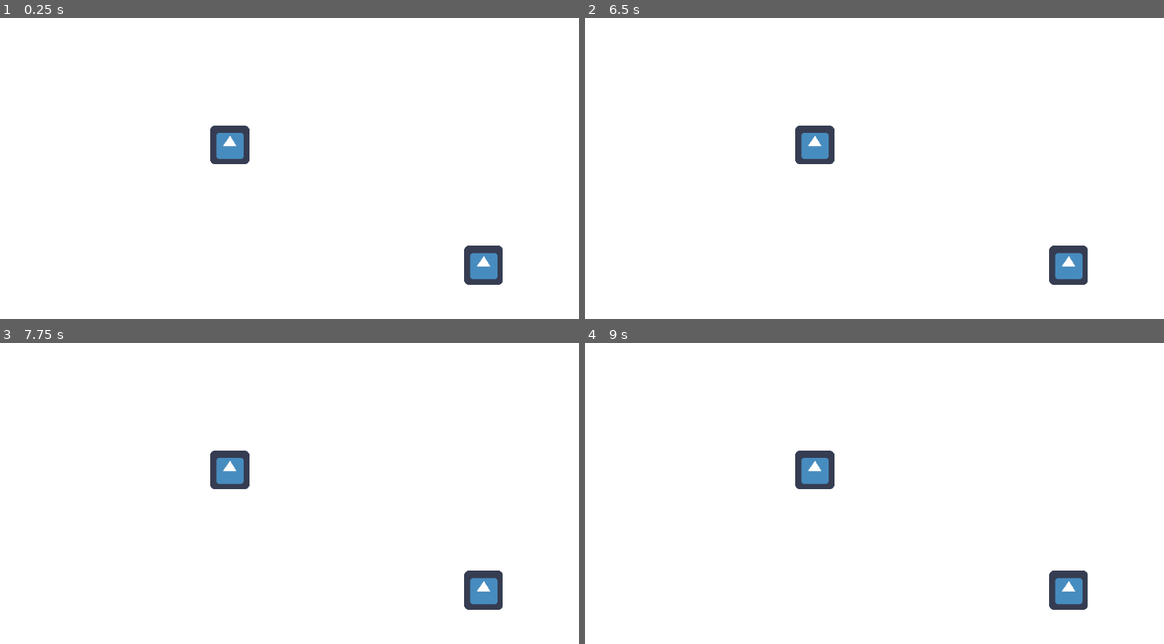
Above: before the commit, frames 1-4 (two rows, left to right).
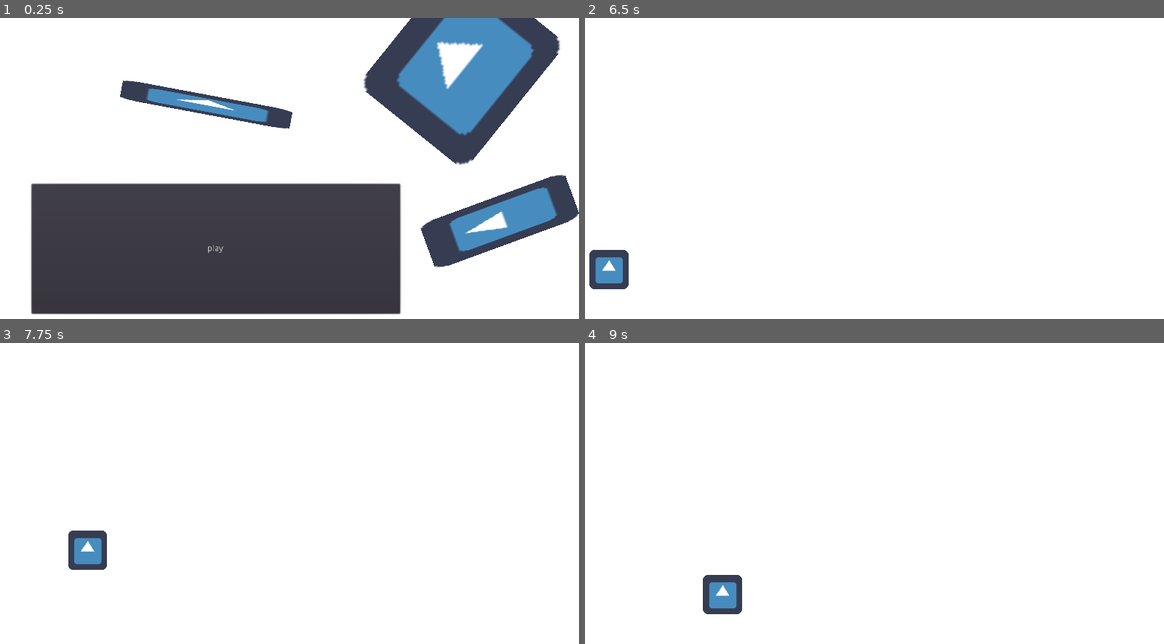
Above: after the commit, the same moments.

Repository: neverix/axolotl-galaxy
Game: Godot game, scene res://scenes/menu.tscn
Same seed, same stepped clock (60 frames per second), same inputs: the game is played once before the commit and once after it. The engine's default icon, where the game draws it, is replaced by a stand-in: a white triangle on a blue panel in a dark square.
Inputs (mouse positions are in pixels of both pictures, inside the frame that each line leads up to):
- Up to frame 1 (0.25 s): no input
- Up to frame 2 (6.5 s): click (799, 249) at 0.5 s, where only the run after the commit has a clickable "play"; tap Enter at 1.25 s; hold D (right, bound only after the commit) 1.28-2.03 s; tap Space (jump, bound only after the commit) at 1.35, 1.52, 1.82, 2.1, 2.27, 2.57, 2.85, 3.6, 3.77, 4.07, 4.35, 4.52, 4.82, 5.1, 5.27, 5.57, 5.85 s; hold A (left, bound only after the commit) 2.03-2.78 s; hold D (right, bound only after the commit) 2.78-3.53 s; hold Shift (acceleration, bound only after the commit) 3.53-4.28 s; hold A (left, bound only after the commit) from 4.28 s (still down)
- Up to frame 3 (7.75 s): release A (left, bound only after the commit) at 6.53 s; hold D (right, bound only after the commit) 6.53-7.28 s; tap Space (jump, bound only after the commit) at 6.6, 6.77, 7.07, 7.35, 7.52 s; hold Shift (acceleration, bound only after the commit) from 7.28 s (still down)
- Up to frame 4 (9 s): tap Space (jump, bound only after the commit) at 7.82, 8.1, 8.27, 8.57, 8.85 s; release Shift (acceleration, bound only after the commit) at 8.03 s; hold D (right, bound only after the commit) 8.03-8.78 s; hold A (left, bound only after the commit) from 8.78 s (still down)

The runs differ from the first frame. In frame 1, 45% of the frame differs, in the area x 5-100%, y 0-99%; in frame 2, 2.5%; in frame 3, 2.5%; in frame 4, 2.5%.

Commit message:
добавил персонажа

Diff:
--- /dev/null
+++ b/elements/player.tscn
@@ -0,0 +1,20 @@
+[gd_scene load_steps=4 format=2]
+
+[ext_resource path="res://scripts/player.gd" type="Script" id=1]
+[ext_resource path="res://icon.png" type="Texture" id=2]
+
+[sub_resource type="RectangleShape2D" id=1]
+extents = Vector2( 30.0002, 33.9999 )
+
+[node name="player" type="KinematicBody2D"]
+script = ExtResource( 1 )
+jump_force = Vector2( 0, -10 )
+move_force = Vector2( 150, 0 )
+shift_move_force = Vector2( 400, 0 )
+
+[node name="icon" type="Sprite" parent="."]
+position = Vector2( 3.00018, -1.99991 )
+texture = ExtResource( 2 )
+
+[node name="CollisionShape2D" type="CollisionShape2D" parent="."]
+shape = SubResource( 1 )
--- /dev/null
+++ b/levels/test.tscn
@@ -0,0 +1,17 @@
+[gd_scene load_steps=3 format=2]
+
+[ext_resource path="res://elements/player.tscn" type="PackedScene" id=1]
+
+[sub_resource type="RectangleShape2D" id=1]
+extents = Vector2( 972.922, 10 )
+
+[node name="Node2D" type="Node2D"]
+
+[node name="StaticBody2D" type="StaticBody2D" parent="."]
+position = Vector2( 465.248, 461.167 )
+
+[node name="CollisionShape2D" type="CollisionShape2D" parent="StaticBody2D"]
+shape = SubResource( 1 )
+
+[node name="player" parent="." instance=ExtResource( 1 )]
+position = Vector2( 258.726, 284.852 )
--- a/project.godot
+++ b/project.godot
@@ -28,6 +28,34 @@
 window/stretch/mode="2d"
 window/stretch/aspect="keep_width"
 
+[input]
+
+acceleration={
+"deadzone": 0.5,
+"events": [ Object(InputEventKey,"resource_local_to_scene":false,"resource_name":"","device":0,"alt":false,"shift":false,"control":false,"meta":false,"command":false,"pressed":false,"scancode":16777237,"unicode":0,"echo":false,"script":null)
+, Object(InputEventKey,"resource_local_to_scene":false,"resource_name":"","device":0,"alt":false,"shift":false,"control":false,"meta":false,"command":false,"pressed":false,"scancode":16777238,"unicode":0,"echo":false,"script":null)
+ ]
+}
+left={
+"deadzone": 0.5,
+"events": [ Object(InputEventKey,"resource_local_to_scene":false,"resource_name":"","device":0,"alt":false,"shift":false,"control":false,"meta":false,"command":false,"pressed":false,"scancode":65,"unicode":0,"echo":false,"script":null)
+, Object(InputEventKey,"resource_local_to_scene":false,"resource_name":"","device":0,"alt":false,"shift":false,"control":false,"meta":false,"command":false,"pressed":false,"scancode":16777231,"unicode":0,"echo":false,"script":null)
+ ]
+}
+right={
+"deadzone": 0.5,
+"events": [ Object(InputEventKey,"resource_local_to_scene":false,"resource_name":"","device":0,"alt":false,"shift":false,"control":false,"meta":false,"command":false,"pressed":false,"scancode":68,"unicode":0,"echo":false,"script":null)
+, Object(InputEventKey,"resource_local_to_scene":false,"resource_name":"","device":0,"alt":false,"shift":false,"control":false,"meta":false,"command":false,"pressed":false,"scancode":16777233,"unicode":0,"echo":false,"script":null)
+ ]
+}
+jump={
+"deadzone": 0.5,
+"events": [ Object(InputEventKey,"resource_local_to_scene":false,"resource_name":"","device":0,"alt":false,"shift":false,"control":false,"meta":false,"command":false,"pressed":false,"scancode":32,"unicode":0,"echo":false,"script":null)
+, Object(InputEventKey,"resource_local_to_scene":false,"resource_name":"","device":0,"alt":false,"shift":false,"control":false,"meta":false,"command":false,"pressed":false,"scancode":87,"unicode":0,"echo":false,"script":null)
+, Object(InputEventKey,"resource_local_to_scene":false,"resource_name":"","device":0,"alt":false,"shift":false,"control":false,"meta":false,"command":false,"pressed":false,"scancode":16777232,"unicode":0,"echo":false,"script":null)
+ ]
+}
+
 [rendering]
 
 quality/driver/driver_name="GLES2"
--- a/scenes/menu.tscn
+++ b/scenes/menu.tscn
@@ -1,6 +1,7 @@
-[gd_scene load_steps=2 format=2]
+[gd_scene load_steps=3 format=2]
 
 [ext_resource path="res://icon.png" type="Texture" id=1]
+[ext_resource path="res://scripts/button.gd" type="Script" id=2]
 
 [node name="menu" type="Control"]
 anchor_right = 1.0
@@ -10,9 +11,30 @@
 }
 
 [node name="icon" type="Sprite" parent="."]
-position = Vector2( 383.831, 209.541 )
+position = Vector2( 344.958, 142.901 )
+rotation = 0.184513
+scale = Vector2( 4.44606, 0.504164 )
 texture = ExtResource( 1 )
 
 [node name="icon2" type="Sprite" parent="."]
-position = Vector2( 802.575, 408.12 )
+position = Vector2( 829.548, 335.133 )
+rotation = -1.92179
+scale = Vector2( 1.24792, 3.97501 )
 texture = ExtResource( 1 )
+
+[node name="icon3" type="Sprite" parent="."]
+position = Vector2( 766.874, 76.5053 )
+rotation = -0.892808
+scale = Vector2( 4.20458, 3.53563 )
+texture = ExtResource( 1 )
+
+[node name="Button" type="Button" parent="."]
+margin_left = 57.2263
+margin_top = 274.281
+margin_right = 665.226
+margin_bottom = 488.281
+text = "play"
+script = ExtResource( 2 )
+__meta__ = {
+"_edit_use_anchors_": false
+}
--- /dev/null
+++ b/scripts/button.gd
@@ -0,0 +1,7 @@
+extends Button
+
+const next = "res://levels/test.tscn"
+
+
+func _pressed():
+	get_tree().change_scene(next)
--- /dev/null
+++ b/scripts/player.gd
@@ -0,0 +1,79 @@
+extends KinematicBody2D
+
+var velocity = Vector2 (0, 0)
+export var gravity_acceleration = Vector2 (0, 1)
+export var strong_gravity_acceleration = Vector2 (0, 1.2)
+export var jump_force = Vector2 (0, -4)
+export var jump_gravity_acceleration = Vector2 (0, 0.5)
+export var move_force = Vector2 (4, 0)
+export var shift_move_force = Vector2 (10, 0)
+var on_ground = false
+var fast = false
+var can_jump = false
+var jump_time = 0.0
+export var max_jump_time = 1.0
+
+func _physics_process(delta):
+	move_and_collide(velocity)
+	if test_move(get_transform(), Vector2 (0, -1)):
+		velocity.y = 0
+	if test_move(get_transform(), Vector2 (0, 1)):
+		velocity = Vector2 (0, 0)
+		on_ground = true
+	else:
+		if velocity.y > 0:
+			velocity += strong_gravity_acceleration
+		elif can_jump:
+			velocity += jump_gravity_acceleration
+		else:
+			velocity += gravity_acceleration
+		on_ground = false
+	if Input.is_action_pressed ("jump"):
+		if on_ground:
+			can_jump = true
+			if Input.is_action_just_pressed ("jump"):
+				jump ()
+		if can_jump:
+			jump_time += delta
+		if jump_time > max_jump_time:
+			can_jump = false
+			jump_time = 0
+	else:
+		can_jump = false
+	if Input.is_action_pressed ("acceleration"):# and on_ground:
+		fast = true
+	else:
+		fast = false
+	if Input.is_action_pressed ("right"):
+		right ()
+	elif Input.is_action_pressed ("left"):
+		left ()
+	else:
+		velocity.x = 0
+
+	if not on_ground:
+		pass # $AnimatedSprite.animation = "jump"
+	elif Input.is_action_pressed ("right") or Input.is_action_pressed ("left"):
+		if fast:
+			pass # $AnimatedSprite.animation = "run"
+		else:
+			pass # $AnimatedSprite.animation = "run"
+	else:
+		pass # $AnimatedSprite.animation = "default"
+
+func jump ():
+	velocity.y = jump_force.y
+
+func right ():
+	if fast:
+		move_and_slide (shift_move_force)
+	else:
+		move_and_slide (move_force)
+	# $AnimatedSprite.flip_h = false
+
+func left ():
+	if fast:
+		move_and_slide (-shift_move_force)
+	else:
+		move_and_slide (-move_force)
+	# $AnimatedSprite.flip_h = true
